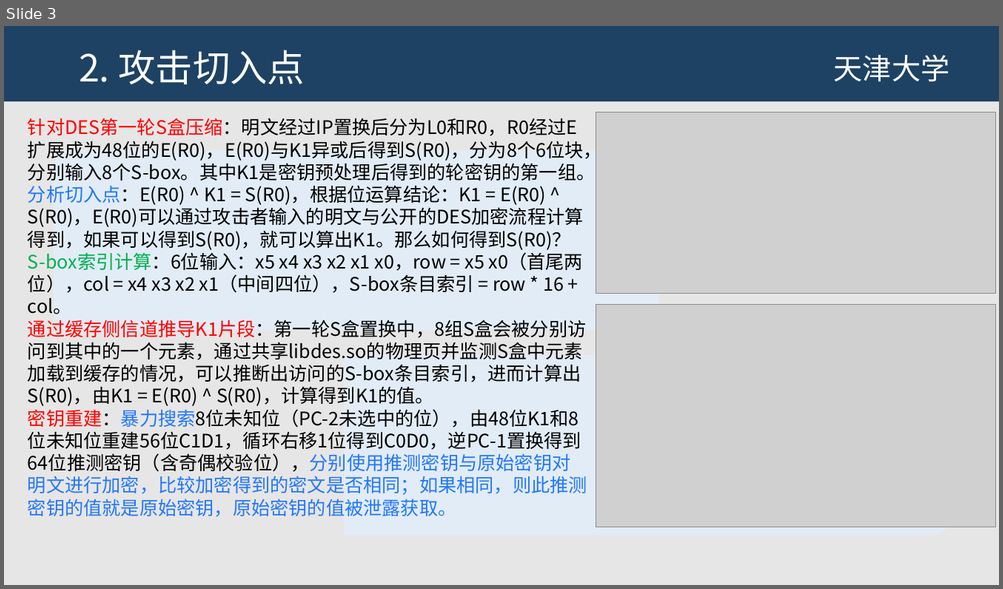
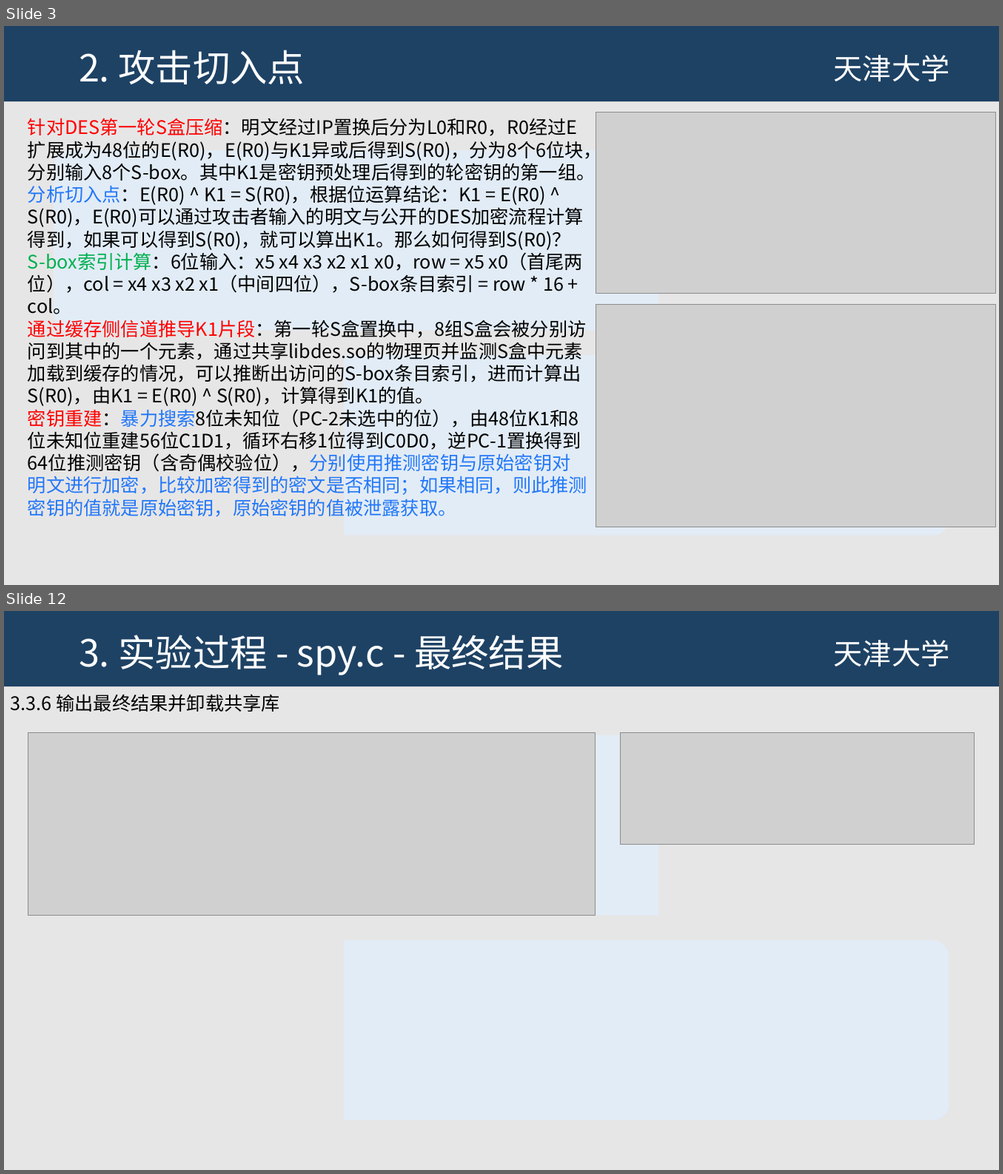
Before and after one commit to JHM2004/amd-microarch-side-channel-testbed, a slide deck: 第3次组会-flush and reload code-2026-02-/第3次组会.pptx. Shown one above the other, each under a label of ours: slide 3 before the commit, slides 3 and 12 after it; the slides between them are not shown. The pictures are 1003x589 and 1003x1174 pixels, drawn with LibreOffice and Linux fonts; fonts in the diff are those of the drawing; grey boxes stand for pictures; background and template pictures are left out. Boxes give left, top, right and bottom in pixels: in the first picture for what was removed or moved away, otherwise in the second. Text is boxed around its words. In the diff, an @@ line names an element or a change of style, - is before the commit and + after.

```diff
--- a/第3次组会-flush and reload code-2026-02-/第3次组会.pptx
+++ b/第3次组会-flush and reload code-2026-02-/第3次组会.pptx
@@ slide 12 added at (4, 611, 999, 1170), background #E7E6E6; not listed: 2 template elements that a slide beside it also shows @@
@@ title added at (79, 635, 563, 675), 36 pt, text #FFFFFF @@
+3. 实验过程 - spy.c - 最终结果
@@ text added at (11, 694, 280, 712), 18 pt, text #000000 @@
+3.3.6 输出最终结果并卸载共享库
@@ picture added at (28, 732, 595, 915) @@
@@ picture added at (620, 732, 974, 845) @@
```
Also in this commit, not shown: 3 slides changed, 6 other slides added, 4 slides removed, 2 other files.
